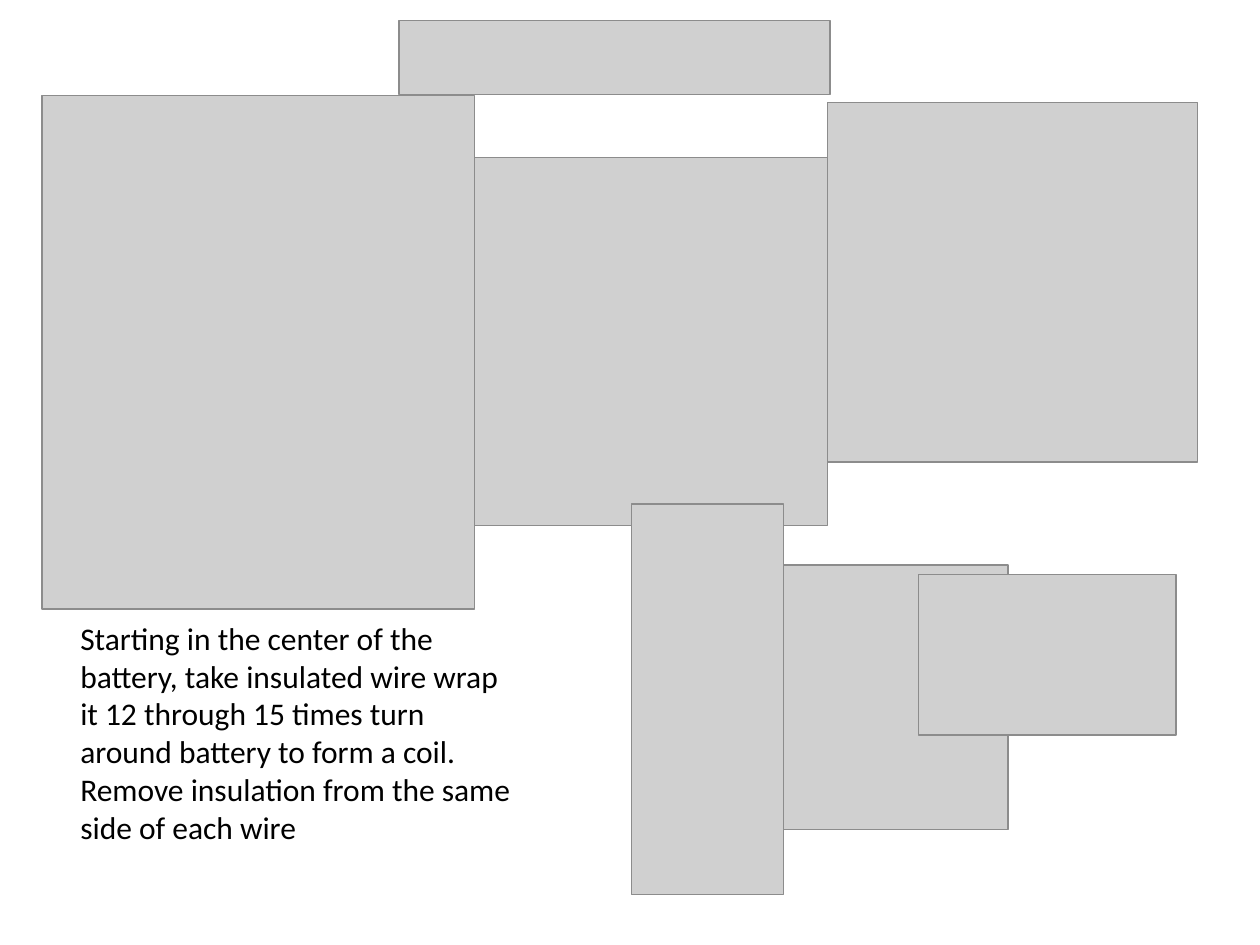
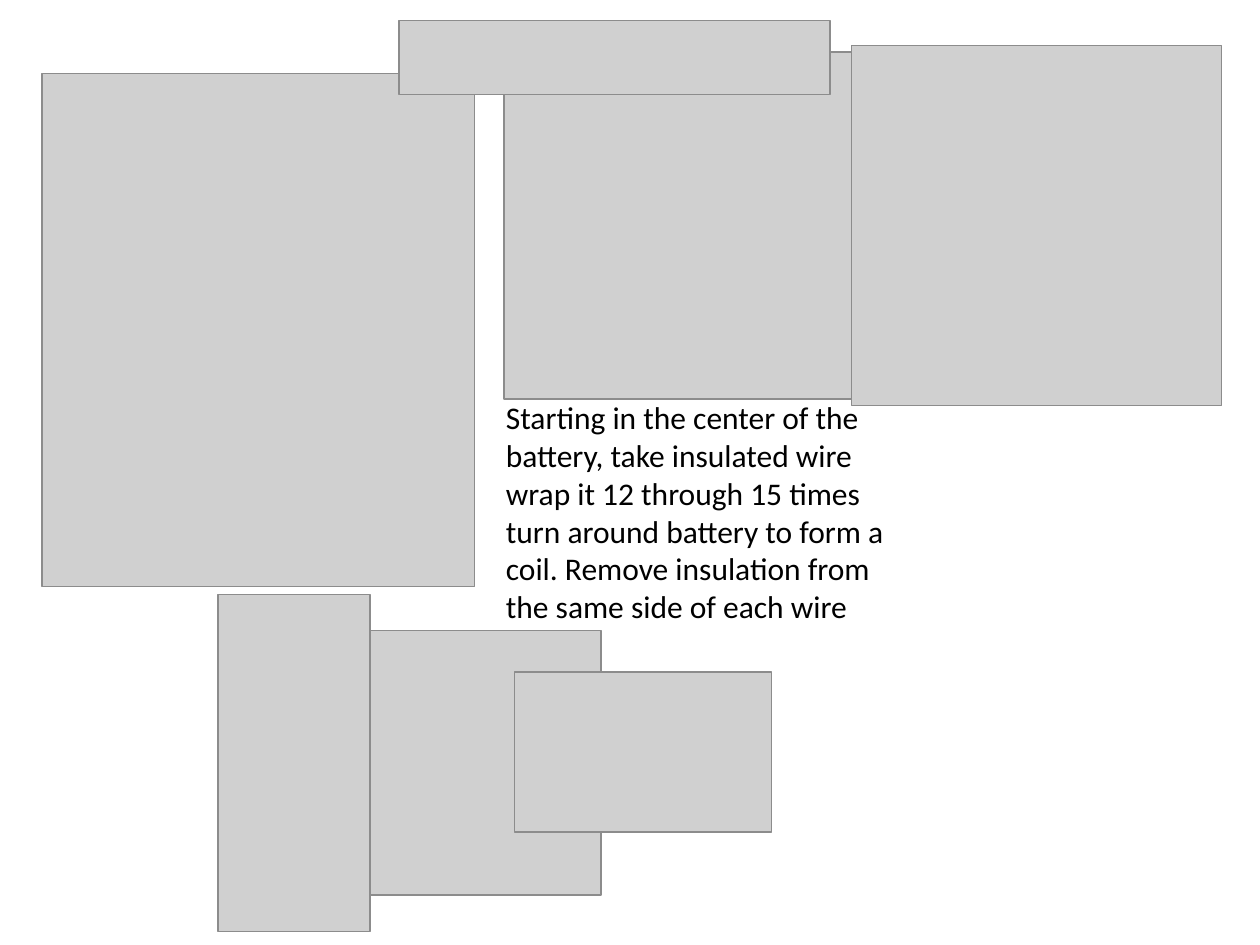
Before and after one commit to mlshaunw/SDMF-Project, a slide deck: slide 4 of My-Linh Lam Weatherford’s EDU Projects - Copy.pptx (slide 5 before the commit). Drawn at 1260x945 pixels with LibreOffice and Linux fonts; fonts in the diff are those of the drawing; grey boxes stand for pictures. Boxes give left, top, right and bottom in pixels: in the first picture for what was removed or moved away, otherwise in the second. Text is boxed around its words. In the diff, an @@ line names an element or a change of style, - is before the commit and + after.

```diff
--- a/My-Linh Lam Weatherford’s EDU Projects - Copy.pptx
+++ b/My-Linh Lam Weatherford’s EDU Projects - Copy.pptx
@@ picture: place and size @@
-picture at (475, 158, 828, 525)
+picture at (504, 52, 857, 398)
@@ picture: place and size @@
-picture at (828, 102, 1198, 461)
+picture at (852, 45, 1222, 404)
@@ picture: place and size @@
-picture at (42, 96, 474, 609)
+picture at (42, 73, 474, 586)
@@ text "Starting in the center of ..." rewrapped from (80, 628, 510, 840) to (506, 403, 883, 619) @@
@@ picture: place and size @@
-picture at (632, 505, 784, 895)
+picture at (217, 594, 370, 932)
@@ picture: place and size @@
-picture at (701, 564, 1008, 829)
+picture at (294, 631, 601, 896)
@@ picture: place and size @@
-picture at (919, 575, 1176, 735)
+picture at (514, 672, 771, 832)
```
Also in this commit, not shown: 1 other slide changed, 1 slide removed.
